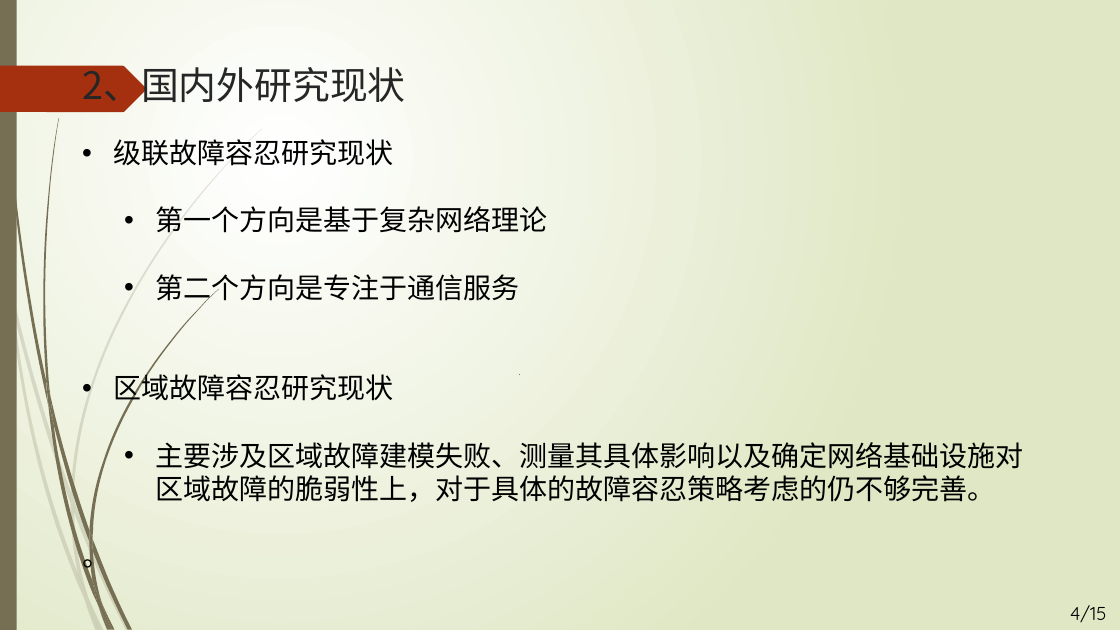
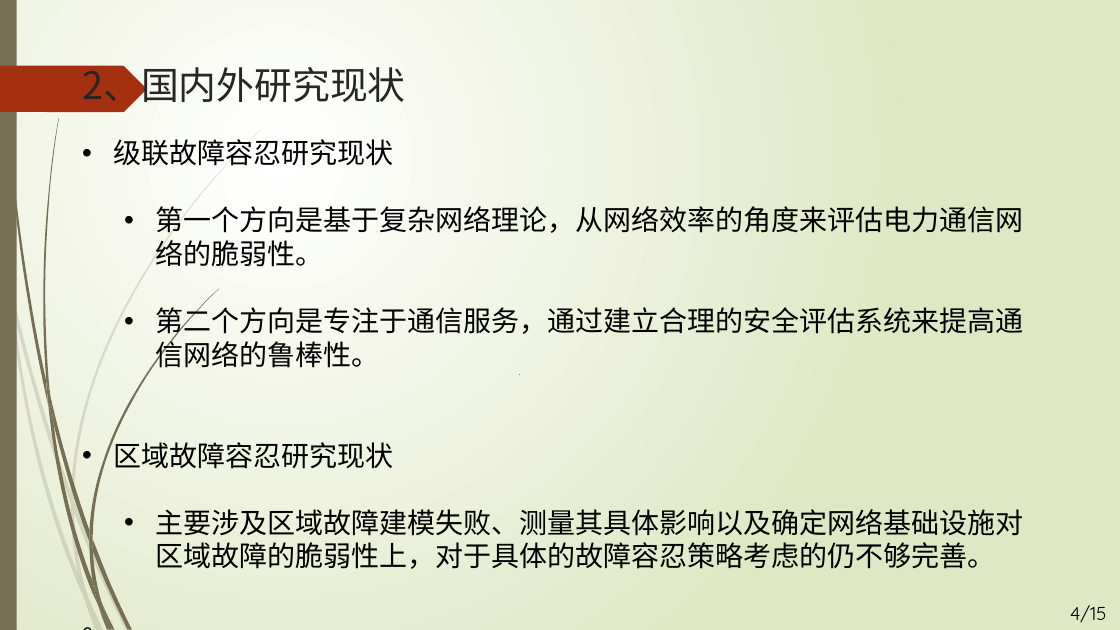
Before and after one commit to weiwensangsang/academic_v4, a slide deck: slide 4 of 2016111417_夏震_答辩PPT.pptx. Drawn at 1120x630 pixels with LibreOffice and Linux fonts; fonts in the diff are those of the drawing. Boxes give left, top, right and bottom in pixels: in the first picture for what was removed or moved away, otherwise in the second. Text is boxed around its words. In the diff, an @@ line names an element or a change of style, - is before the commit and + after.

```diff
--- a/2016111417_夏震_答辩PPT.pptx
+++ b/2016111417_夏震_答辩PPT.pptx
@@ text at [156, 202, 1024, 368]: text changed @@
-  • 第一个方向是基于复杂网络理论
-  • 第二个方向是专注于通信服务
+  • 第一个方向是基于复杂网络理论，从网络效率的角度来评估电力通信网络的脆弱性。
+  • 第二个方向是专注于通信服务，通过建立合理的安全评估系统来提高通信网络的鲁棒性。
```
Also in this commit, not shown: 3 other slides changed.
